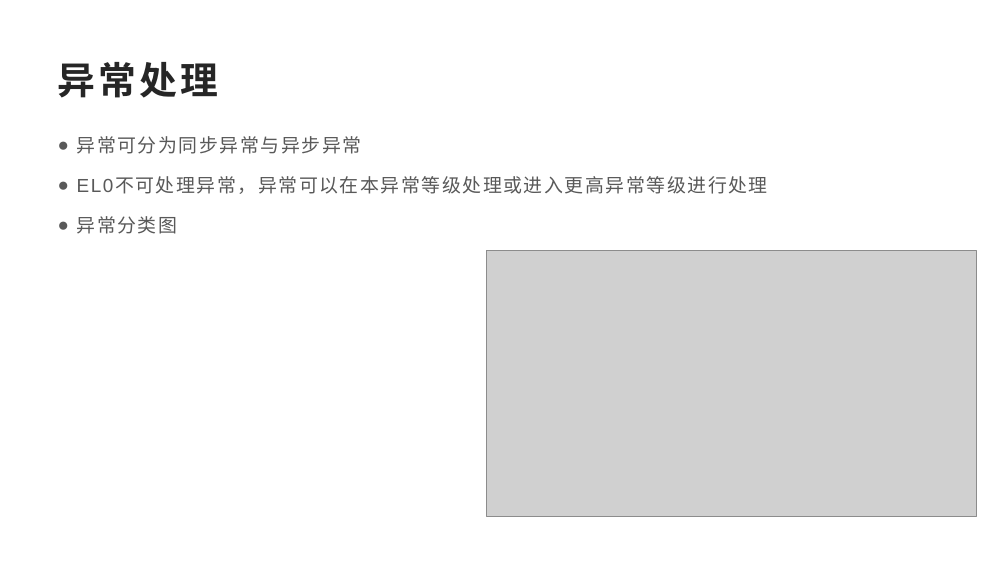
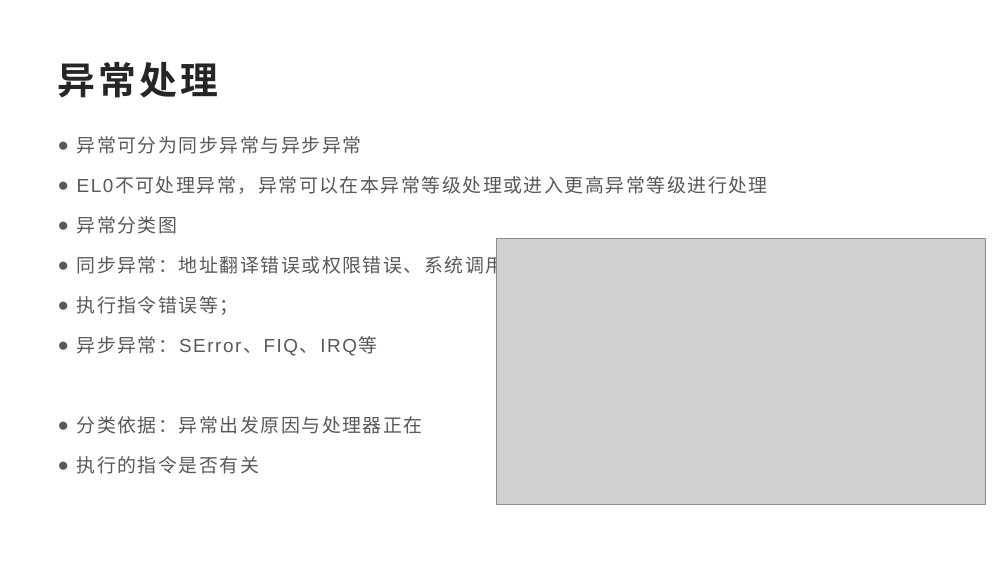
Before and after one commit to dongdongou/ARMv8-A-, a slide deck: slide 11 of ARMv8-A基础介绍.pptx. Drawn at 1008x567 pixels with LibreOffice and Linux fonts; fonts in the diff are those of the drawing; grey boxes stand for pictures. Boxes give left, top, right and bottom in pixels: in the first picture for what was removed or moved away, otherwise in the second. Text is boxed around its words. In the diff, an @@ line names an element or a change of style, - is before the commit and + after.

```diff
--- a/ARMv8-A基础介绍.pptx
+++ b/ARMv8-A基础介绍.pptx
@@ picture: place and size @@
-picture at (487,250,976,516)
+picture at (497,238,986,504)
@@ text at (77,253,505,474): paragraphs added @@
+● 同步异常：地址翻译错误或权限错误、系统调用
+● 执行指令错误等；
+● 异步异常：SError、FIQ、IRQ等
+● 分类依据：异常出发原因与处理器正在
+● 执行的指令是否有关
```
Also in this commit, not shown: 10 other slides changed, 2 slides added, 2 slides removed.
